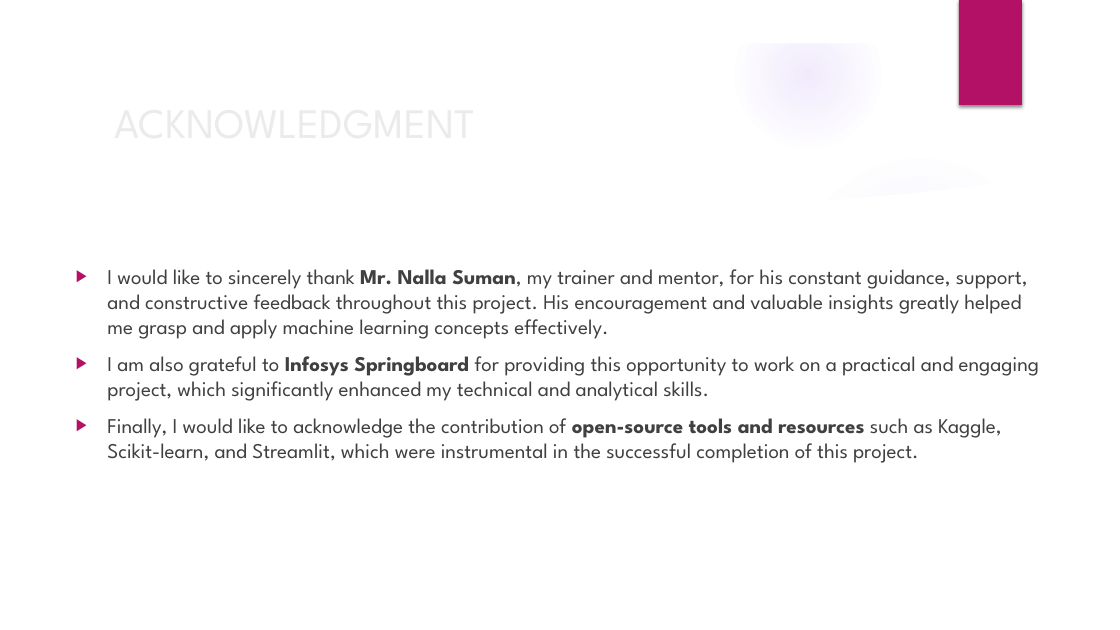
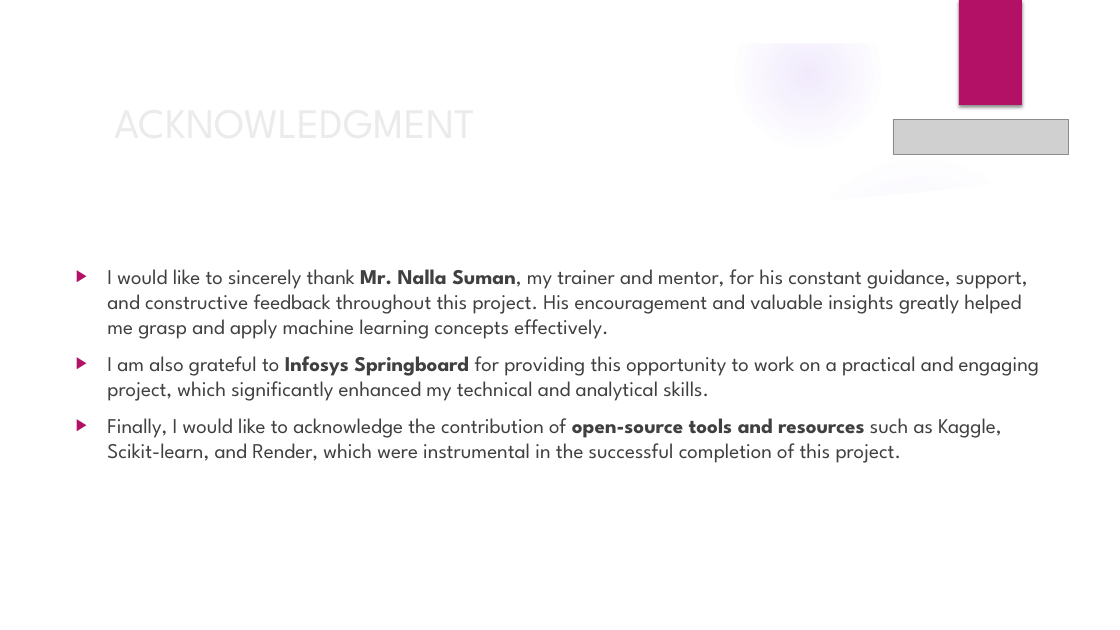
Before and after one commit to springboardmentor345a-create/Projects, a slide deck: slide 13 of ps1 top_assists/TOP ASSITS PPT.pptx (slide 14 before the commit). Drawn at 1120x630 pixels with LibreOffice and Linux fonts; fonts in the diff are those of the drawing; grey boxes stand for pictures; background and template pictures are left out. Boxes give left, top, right and bottom in pixels: in the first picture for what was removed or moved away, otherwise in the second. Text is boxed around its words. In the diff, an @@ line names an element or a change of style, - is before the commit and + after.

```diff
--- a/ps1 top_assists/TOP ASSITS PPT.pptx
+++ b/ps1 top_assists/TOP ASSITS PPT.pptx
@@ picture added at (893, 119, 1068, 155) @@
@@ text at (107, 418, 1001, 463): text changed @@
-▶ Finally, I would like to acknowledge the contribution of open-source tools and resources such as Kaggle, Scikit-learn, and Streamlit, which were instrumental in the successful completion of this project.
+▶ Finally, I would like to acknowledge the contribution of open-source tools and resources such as Kaggle, Scikit-learn, and Render, which were instrumental in the successful completion of this project.
```
Also in this commit, not shown: 7 other slides changed, 1 slide removed, 2 other files.
